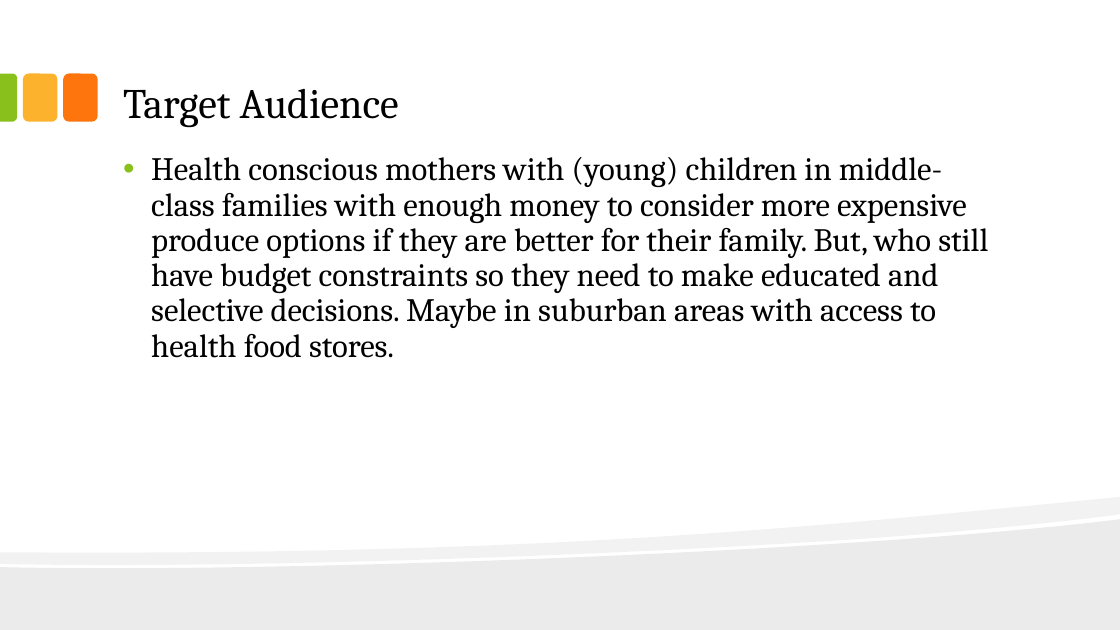
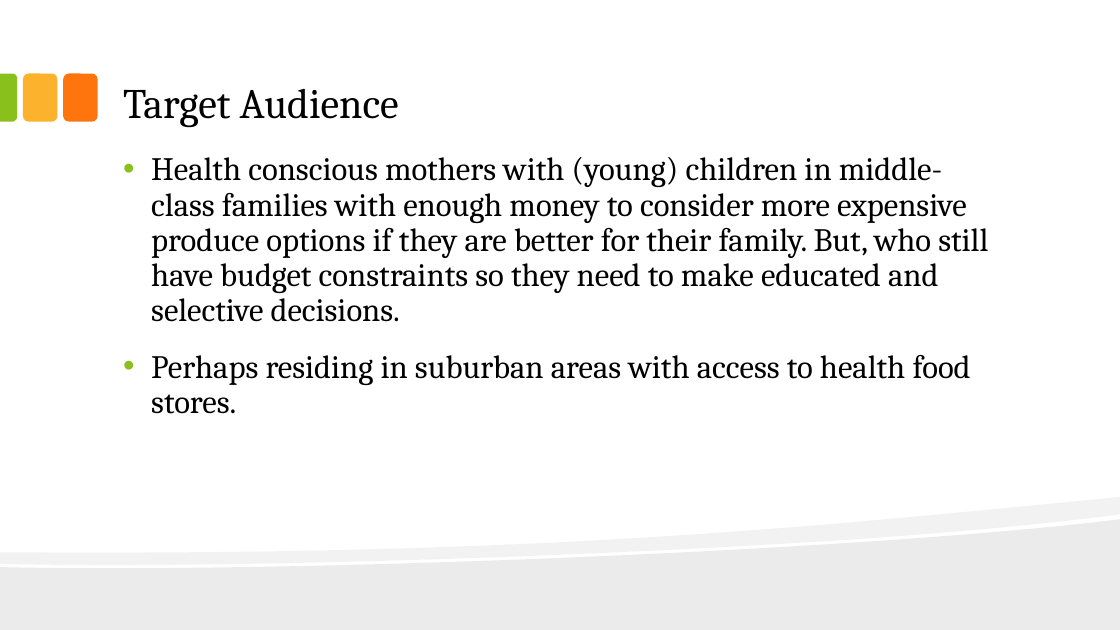
Before and after one commit to hims16s/INFM600-Project-Pesticide-Data-Analysis, a slide deck: slide 3 of Draft/package/INFM600_0101_KeenKoalas_Slides.pptx (slide 2 before the commit). Drawn at 1120x630 pixels with LibreOffice and Linux fonts; fonts in the diff are those of the drawing. Boxes give left, top, right and bottom in pixels: in the first picture for what was removed or moved away, otherwise in the second. Text is boxed around its words. In the diff, an @@ line names an element or a change of style, - is before the commit and + after.

```diff
--- a/Draft/package/INFM600_0101_KeenKoalas_Slides.pptx
+++ b/Draft/package/INFM600_0101_KeenKoalas_Slides.pptx
@@ text at (151,157,988,414): text changed @@
-• Health conscious mothers with (young) children in middle-class families with enough money to consider more expensive produce options if they are better for their family. But, who still have budget constraints so they need to make educated and selective decisions. Maybe in suburban areas with access to health food stores.
+• Health conscious mothers with (young) children in middle-class families with enough money to consider more expensive produce options if they are better for their family. But, who still have budget constraints so they need to make educated and selective decisions.
+• Perhaps residing in suburban areas with access to health food stores.
```
Also in this commit, not shown: 6 other slides changed, 5 slides added.
